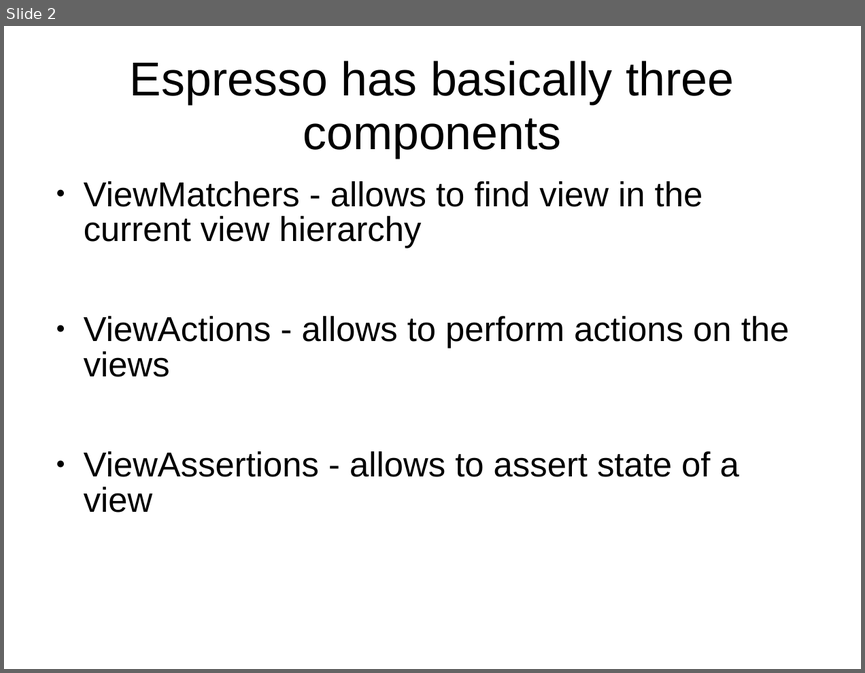
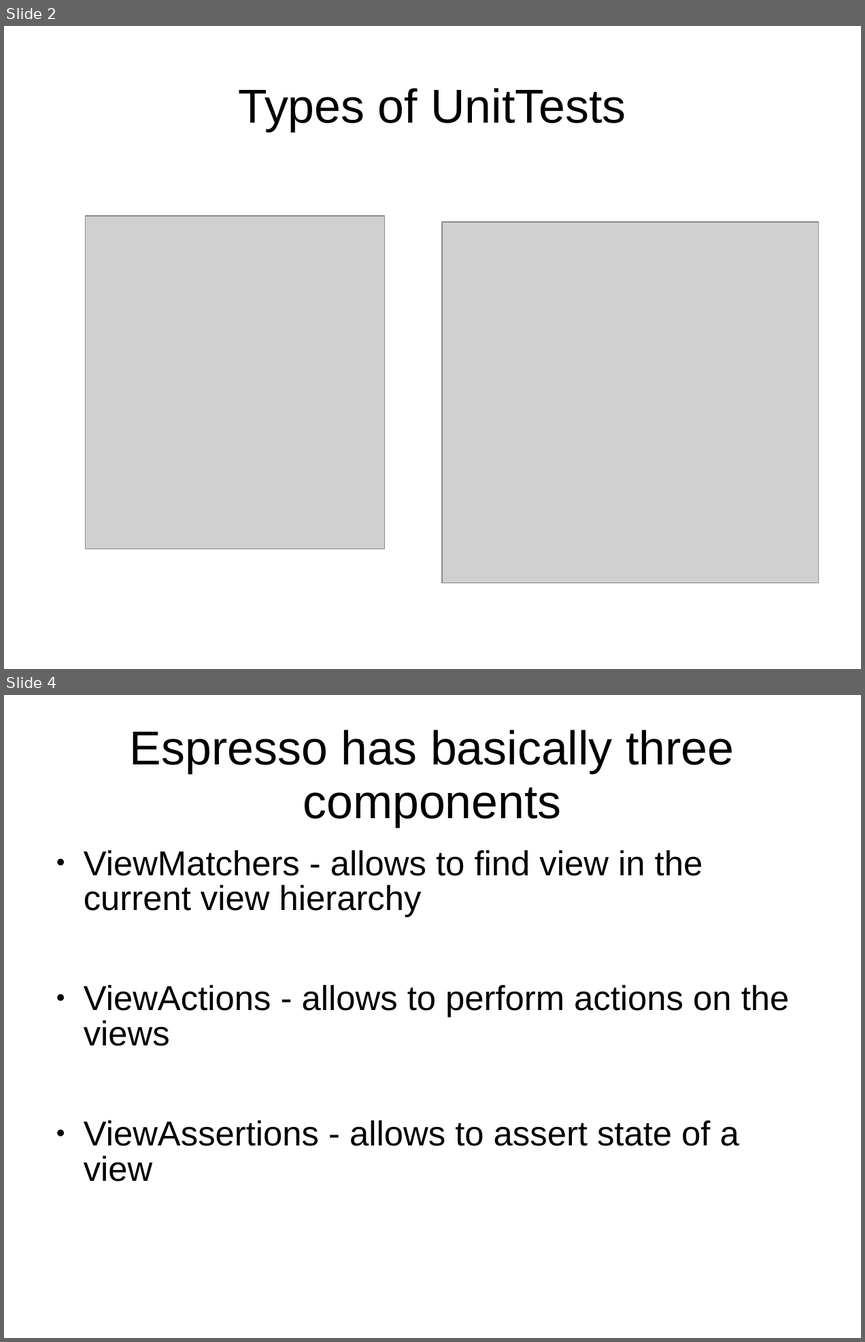
Before and after one commit to prasannakumark/DemoUnitTestCases, a slide deck: DemoUnitTest/Espresso1.ppt. Shown one above the other, each under a label of ours: slide 2 before the commit, slides 2 and 4 after it; the slides between them are not shown. The pictures are 865x673 and 865x1342 pixels, drawn with LibreOffice and Linux fonts; fonts in the diff are those of the drawing; grey boxes stand for pictures. Boxes give left, top, right and bottom in pixels: in the first picture for what was removed or moved away, otherwise in the second. Text is boxed around its words. In the diff, an @@ line names an element or a change of style, - is before the commit and + after.

```diff
--- a/DemoUnitTest/Espresso1.ppt
+++ b/DemoUnitTest/Espresso1.ppt
@@ slide 2 added at (4, 26, 861, 669), background #FFFFFF @@
@@ title added at (238, 88, 626, 131), 44 pt, text #000000 @@
+Types of UnitTests
@@ picture added at (85, 216, 384, 548) @@
@@ picture added at (443, 222, 819, 584) @@
@@ what was slide 2 is now slide 4 @@
```
Also in this commit, not shown: 1 slide changed, 1 other slide added.
